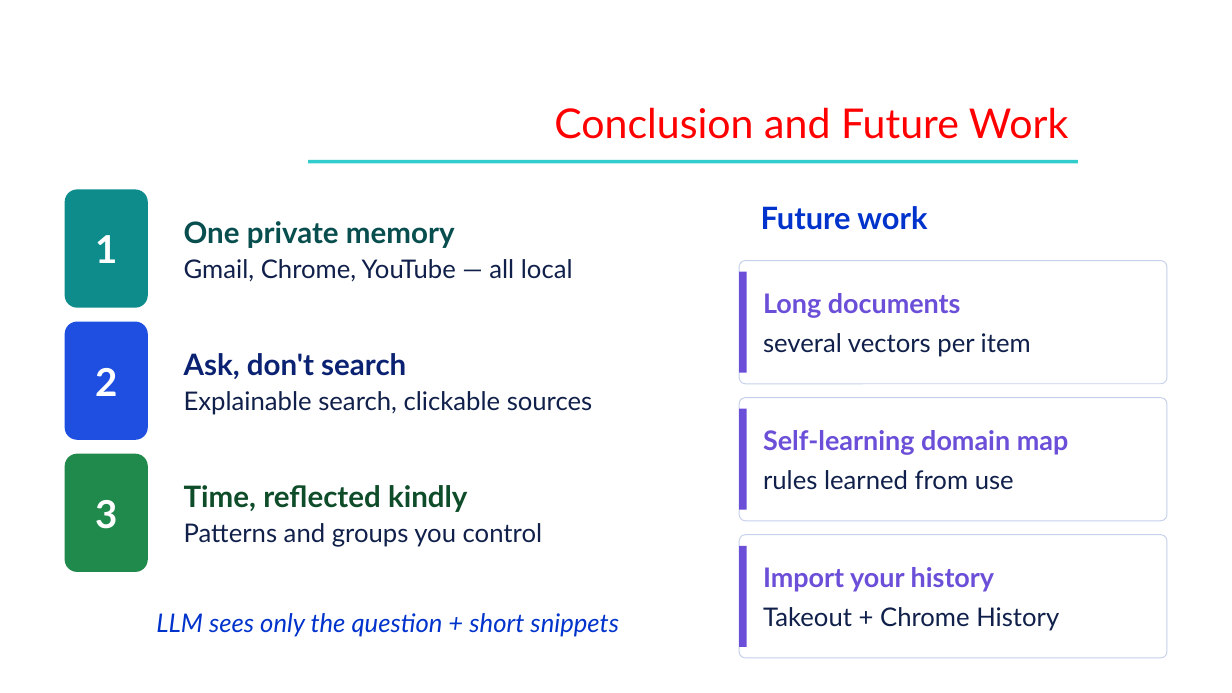
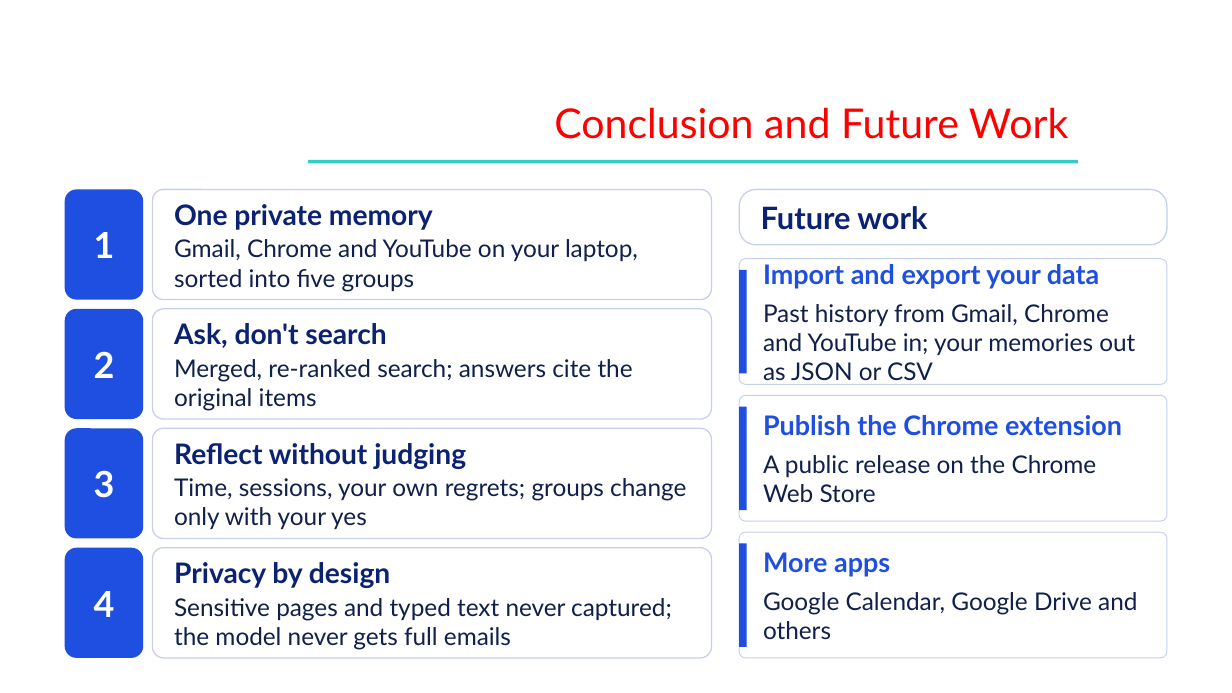
Before and after one commit to Shehzaad-khan/Efficient-Contextualized-History-Orchestrator-E.C.H.O, a slide deck: slide 18 of docs/Phase III/ECHO_Phase3_Review3.pptx. Drawn at 1232x693 pixels with LibreOffice and Linux fonts; fonts in the diff are those of the drawing; background and template pictures are left out. Boxes give left, top, right and bottom in pixels: in the first picture for what was removed or moved away, otherwise in the second. Text is boxed around its words. In the diff, an @@ line names an element or a change of style, - is before the commit and + after.

```diff
--- a/docs/Phase III/ECHO_Phase3_Review3.pptx
+++ b/docs/Phase III/ECHO_Phase3_Review3.pptx
@@ rounded rectangle "1": place and size @@
-rounded rectangle "1" at box(65, 189, 148, 308)
+rounded rectangle "1" at box(65, 189, 143, 299)
@@ rounded rectangle "1" at box(65, 189, 143, 299): size 30 to 28 pt; fill #0E8C8C to #1F4FE0 @@
@@ rounded rectangle "One private memory": place and size @@
-rounded rectangle "One private memory" at box(184, 221, 573, 282)
+rounded rectangle "One private memory" at box(152, 189, 712, 299)
@@ text in rounded rectangle at box(174, 204, 433, 230): size 23 to 22 pt, text colour #084E4E to #0B2272 in "One private memory"; less space between paragraphs @@
@@ rounded rectangle "Future work": place and size @@
-rounded rectangle "Future work" at box(761, 206, 927, 230)
+rounded rectangle "Future work" at box(739, 189, 1167, 245)
@@ rounded rectangle "Future work" at box(739, 189, 1167, 245): text colour #0033CC to #0B2272; fill none to #FFFFFF; outline none to #C5D0EA 1 pt @@
@@ text in rounded rectangle at box(174, 239, 638, 292): text changed; size 20 to 19 pt @@
-Gmail, Chrome, YouTube — all local
+Gmail, Chrome and YouTube on your laptop, sorted into five groups
@@ text at box(763, 264, 1135, 385): text changed; size 20 to 19 pt @@
-Long documents
-several vectors per item
+Import and export your data
+Past history from Gmail, Chrome and YouTube in; your memories out as JSON or CSV
@@ rounded rectangle "2": place and size @@
-rounded rectangle "2" at box(65, 322, 148, 440)
+rounded rectangle "2" at box(65, 309, 143, 419)
@@ rounded rectangle "2" at box(65, 309, 143, 419): size 30 to 28 pt @@
@@ rounded rectangle "Ask, don't search": place and size @@
-rounded rectangle "Ask, don't search" at box(184, 353, 593, 415)
+rounded rectangle "Ask, don't search" at box(152, 309, 712, 419)
@@ text in rounded rectangle at box(174, 323, 386, 348): size 23 to 22 pt in "Ask, don't search"; less space between paragraphs @@
@@ text in rounded rectangle at box(174, 359, 633, 411): text changed; size 20 to 19 pt @@
-Explainable search, clickable sources
+Merged, re-ranked search; answers cite the original items
@@ text at box(763, 415, 1122, 502): text changed; size 21 to 19 pt; text colour #6B4FD8 to #10204A; bold off @@
-Self-learning domain map
-rules learned from use
+Publish the Chrome extension
+A public release on the Chrome Web Store
@@ rounded rectangle "3": place and size @@
-rounded rectangle "3" at box(65, 454, 148, 572)
+rounded rectangle "3" at box(65, 428, 143, 538)
@@ rounded rectangle "3" at box(65, 428, 143, 538): size 30 to 28 pt; fill #1F8A4C to #1F4FE0 @@
@@ fill none to #FFFFFF; outline none to #C5D0EA 1 pt in 3 elements at box(152, 189, 712, 299), box(152, 309, 712, 419), box(152, 428, 712, 538) @@
@@ rounded rectangle "Reflect without judging": place and size @@
-rounded rectangle "Reflect without judging" at box(184, 485, 542, 547)
+rounded rectangle "Reflect without judging" at box(152, 428, 712, 538)
@@ text in rounded rectangle at box(174, 443, 686, 530): text changed; size 20 to 19 pt @@
-Time, reflected kindly
-Patterns and groups you control
+Reflect without judging
+Time, sessions, your own regrets; groups change only with your yes
@@ rounded rectangle added at box(65, 548, 143, 658), fill #1F4FE0, 28 pt, text #FFFFFF, bold @@
+4
@@ rounded rectangle added at box(152, 548, 712, 658), fill #FFFFFF, outline #C5D0EA 1 pt, 19 pt, text #10204A @@
+Privacy by design
+Sensitive pages and typed text never captured; the model never gets full emails
@@ fill #6B4FD8 to #1F4FE0 in 3 elements at box(739, 407, 747, 510), box(739, 270, 747, 373), box(739, 543, 747, 647) @@
@@ text at box(763, 552, 1137, 640): text changed; size 20 to 19 pt @@
-Import your history
-Takeout + Chrome History
+More apps
+Google Calendar, Google Drive and others
@@ text removed at box(156, 613, 619, 637) @@
-LLM sees only the question + short snippets
```
Also in this commit, not shown: 12 other slides changed, 5 slides added, 5 slides removed, 22 other files.
